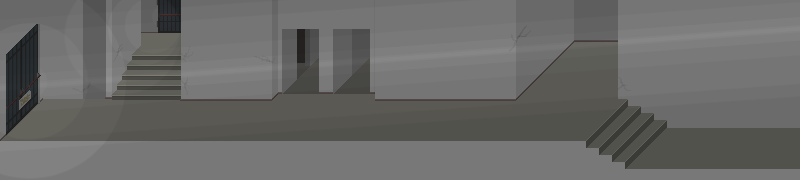
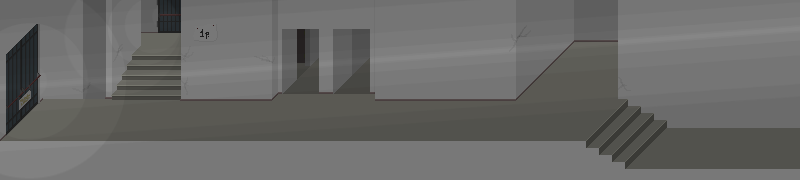
Comparing the layer stacks of the two w=800, h=180 images. Changes:
painted on "unipgA_background" over [194, 24, 218, 42]
